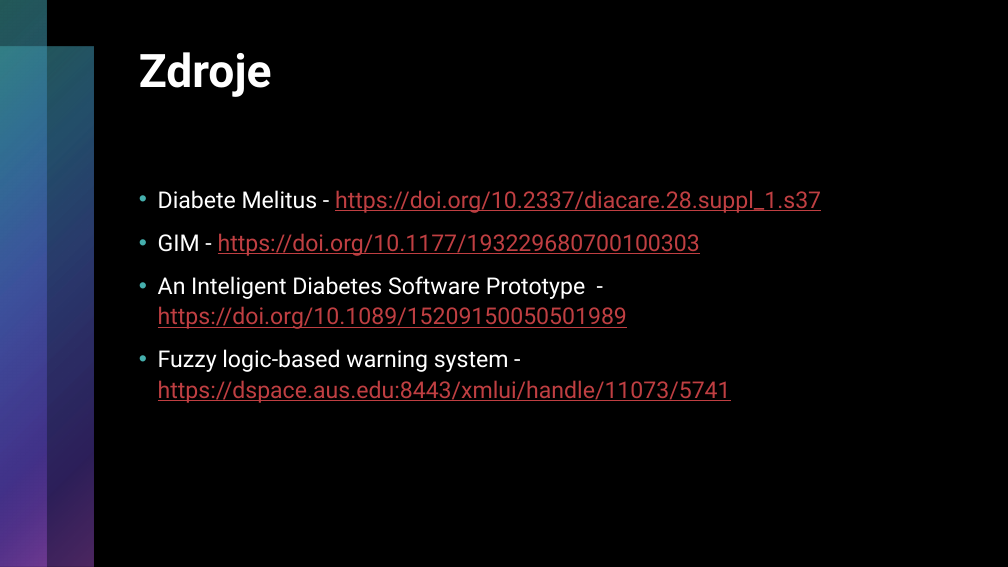
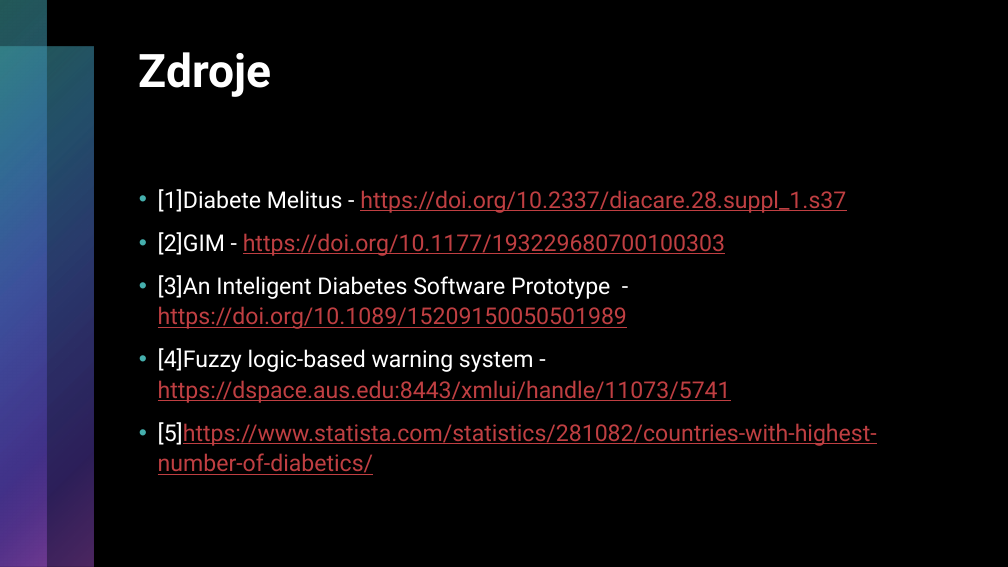
Before and after one commit to dB-Digital-Fox/MIP-clanok, a slide deck: slide 10 of prezentacia/Softvér pre diabetikov.pptx (slide 9 before the commit). Drawn at 1008x567 pixels with LibreOffice and Linux fonts; fonts in the diff are those of the drawing. Boxes give left, top, right and bottom in pixels: in the first picture for what was removed or moved away, otherwise in the second. Text is boxed around its words. In the diff, an @@ line names an element or a change of style, - is before the commit and + after.

```diff
--- a/prezentacia/Softvér pre diabetikov.pptx
+++ b/prezentacia/Softvér pre diabetikov.pptx
@@ text at bbox=[158, 189, 877, 475]: text changed @@
-• Diabete Melitus - https://doi.org/10.2337/diacare.28.suppl_1.s37
-• GIM - https://doi.org/10.1177/193229680700100303
-• An Inteligent Diabetes Software Prototype - https://doi.org/10.1089/15209150050501989
-• Fuzzy logic-based warning system - https://dspace.aus.edu:8443/xmlui/handle/11073/5741
+• [1]Diabete Melitus - https://doi.org/10.2337/diacare.28.suppl_1.s37
+• [2]GIM - https://doi.org/10.1177/193229680700100303
+• [3]An Inteligent Diabetes Software Prototype - https://doi.org/10.1089/15209150050501989
+• [4]Fuzzy logic-based warning system - https://dspace.aus.edu:8443/xmlui/handle/11073/5741
+• [5]https://www.statista.com/statistics/281082/countries-with-highest-number-of-diabetics/
```
Also in this commit, not shown: 4 other slides changed, 1 slide added, 12 other files.
